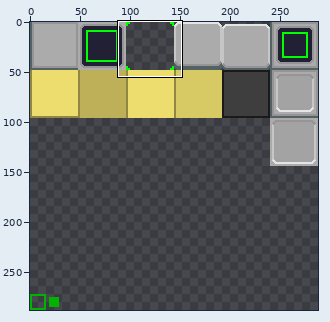
File history of a pixel-art file, assets/style.aseprite. Above: a wide view before the commit, with the close-up outlined.
Close-up. Before:
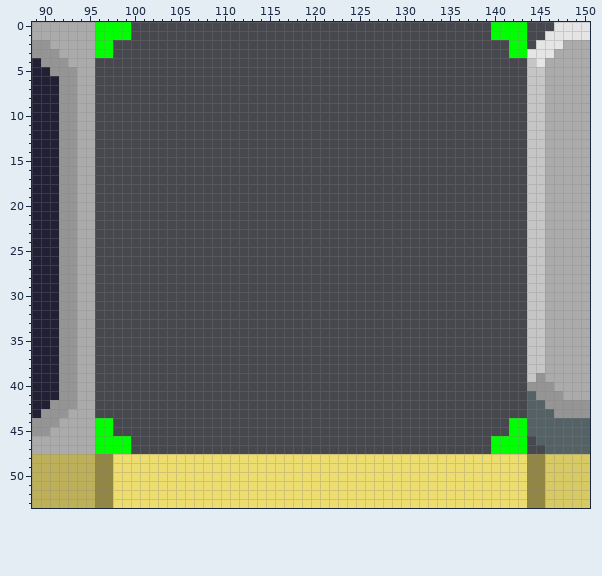
288x288 pixels, 1 frame. Shown: x 89..150, y 0..53.
Once edited:
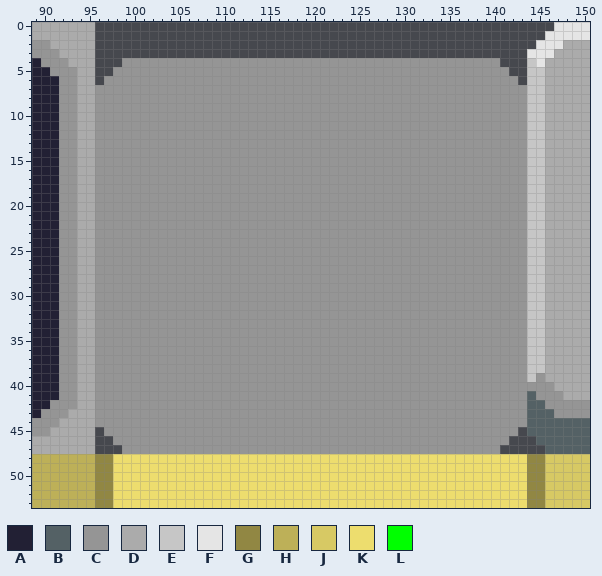
Palette (. is transparent): A #222034  B #546165  C #959595  D #ababab  E #c6c6c6  F #e5e5e5  G #918743  H #bdb058  J #d7c964  K #eddd6e  L #00ff00
From old to new:
y 0..1: x 96..99 LLLL -> ....; x 140..143 LLLL -> ....
y 2..3: x 96..97 LL -> ..; x 142..143 LL -> ..
y 4: x 99..140 .......................................... -> CCCCCCCCCCCCCCCCCCCCCCCCCCCCCCCCCCCCCCCCCC
y 5: x 98..141 ............................................ -> CCCCCCCCCCCCCCCCCCCCCCCCCCCCCCCCCCCCCCCCCCCC
y 6: x 97..142 .............................................. -> CCCCCCCCCCCCCCCCCCCCCCCCCCCCCCCCCCCCCCCCCCCCCC
y 7..43: x 96..143 ................................................ -> CCCCCCCCCCCCCCCCCCCCCCCCCCCCCCCCCCCCCCCCCCCCCCCC
y 44: x 96..143 LL............................................LL -> CCCCCCCCCCCCCCCCCCCCCCCCCCCCCCCCCCCCCCCCCCCCCCCC
y 45: x 96..143 LL............................................LL -> .CCCCCCCCCCCCCCCCCCCCCCCCCCCCCCCCCCCCCCCCCCCCCC.
y 46: x 96..143 LLLL........................................LLLL -> ..CCCCCCCCCCCCCCCCCCCCCCCCCCCCCCCCCCCCCCCCCCCC..
y 47: x 96..143 LLLL........................................LLLL -> ...CCCCCCCCCCCCCCCCCCCCCCCCCCCCCCCCCCCCCCCCCC...
Pixel boxes of the changes (left, top, right, bottom) in both close-ups:
changed: (95, 22, 527, 454)
